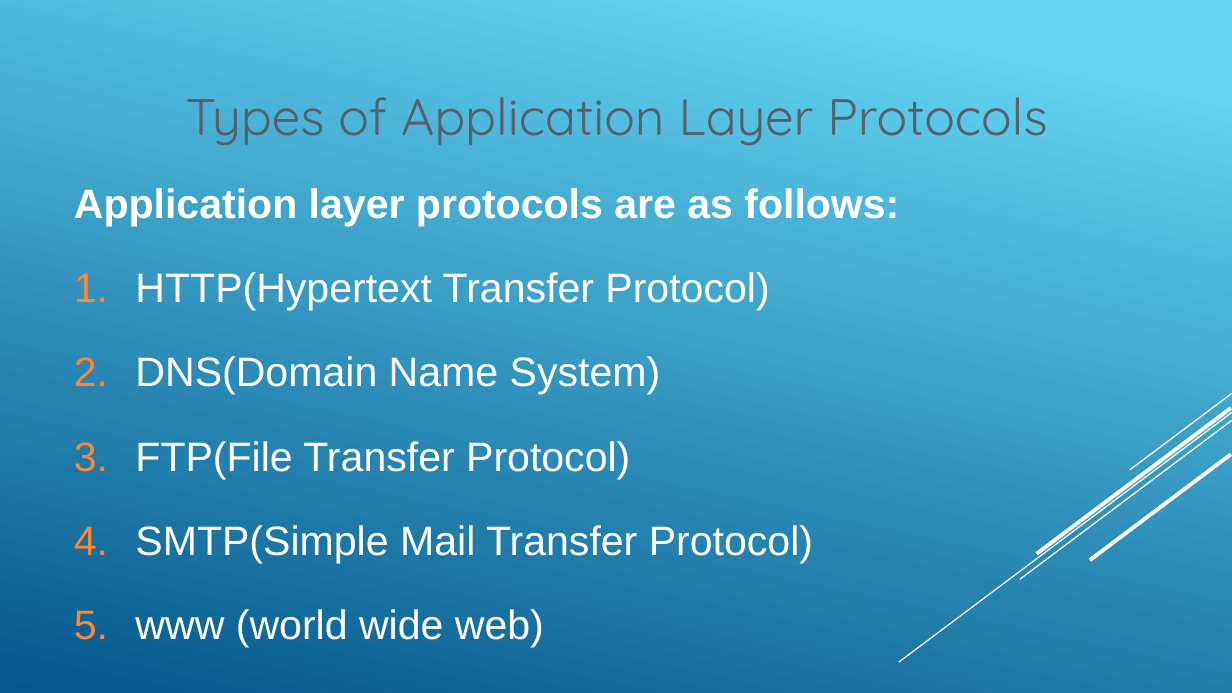
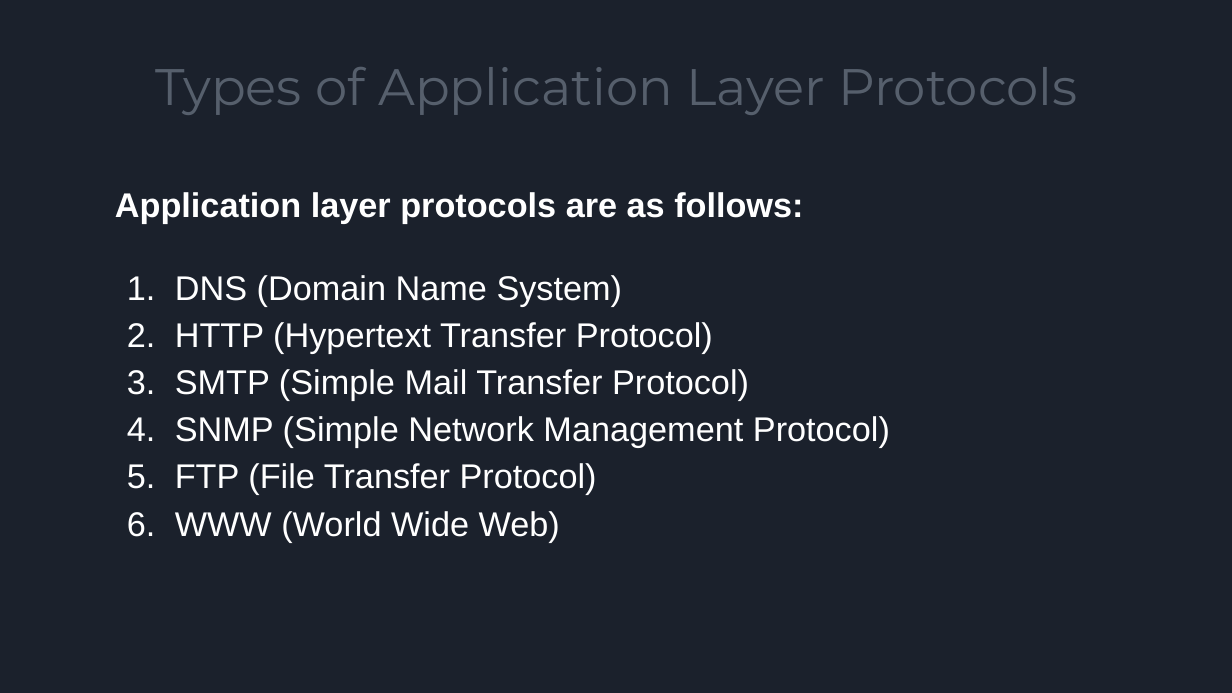
Before and after one commit to snehaljha/mini-project, a slide deck: slide 6 of EC 1307- Data communication and networking/Data_Com.pptx (slide 5 before the commit). Drawn at 1232x693 pixels with LibreOffice and Linux fonts; fonts in the diff are those of the drawing. Boxes give left, top, right and bottom in pixels: in the first picture for what was removed or moved away, otherwise in the second. Text is boxed around its words. In the diff, an @@ line names an element or a change of style, - is before the commit and + after.

```diff
--- a/EC 1307- Data communication and networking/Data_Com.pptx
+++ b/EC 1307- Data communication and networking/Data_Com.pptx
@@ background gradient #62D2EF to #05578D to #1B212C @@
@@ title "Types of Application Layer Protocols": place and size @@
-title "Types of Application Layer Protocols" at [186, 97, 1047, 145]
+title "Types of Application Layer Protocols" at [156, 67, 1077, 115]
@@ title "Types of Application Layer Protocols" at [156, 67, 1077, 115]: font Quicksand to Montserrat @@
@@ text "Application layer protocols are as ...": place and size @@
-text "Application layer protocols are as ..." at [74, 188, 899, 647]
+text "Application layer protocols are as ..." at [115, 192, 890, 542]
@@ text at [115, 192, 803, 224]: size 24 to 20 pt in "Application layer protocols are as follows:"; line spacing 1 to 1.15 @@
@@ text at [175, 275, 890, 542]: text changed; size 24 to 20 pt @@
-1. HTTP(Hypertext Transfer Protocol)
-2. DNS(Domain Name System)
-3. FTP(File Transfer Protocol)
-4. SMTP(Simple Mail Transfer Protocol)
-5. www (world wide web)
+1. DNS (Domain Name System)
+2. HTTP (Hypertext Transfer Protocol)
+3. SMTP (Simple Mail Transfer Protocol)
+4. SNMP (Simple Network Management Protocol)
+5. FTP (File Transfer Protocol)
+6. WWW (World Wide Web)
@@ group removed at [899, 393, 1232, 663]: 5 lines @@
```
Also in this commit, not shown: 37 other slides changed, 11 slides added, 25 slides removed.
